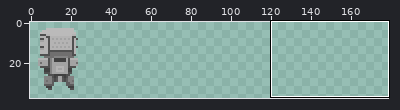
Sprite sheet -- Assets/Images/Enemies/radius.png. Above, an overview of the earlier version with the close-up marked.
Close-up. Earlier state:
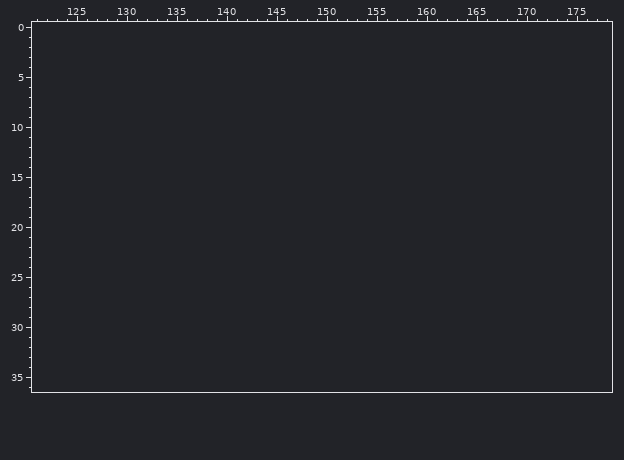
The file is 30x40 pixels. Colours within 5 levels of each other are drawn and written as one. Shown: x 121..178, y 0..36. The old version is drawn lined up with the new one, on the new canvas. The wide view leaves out empty margins. The commit also changed other parts of the picture, which this record leaves out.
And afterwards:
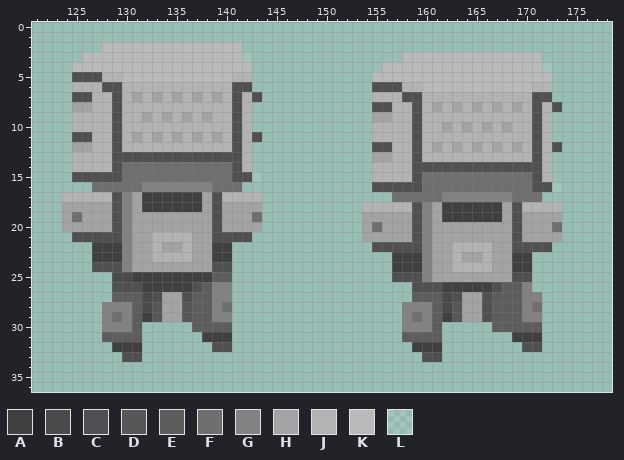
Palette (. is transparent): A #404040  B #4a4a4a  C #505050  D #575757  E #5d5d5d  F #706f6f  G #828282  H #a3a3a3  J #b4b3b3  K #bbbaba  L #ffffff1a
Difference:
canvas 30x40 -> 180x40
@@ x 121..178 @@
  1 ..........................................................
- 2 ..........................................................
- 3 ..........................................................
- 4 ..........................................................
- 5 ..........................................................
- 6 ..........................................................
- 7 ..........................................................
- 8 ..........................................................
- 9 ..........................................................
-10 ..........................................................
-11 ..........................................................
-12 ..........................................................
-13 ..........................................................
-14 ..........................................................
-15 ..........................................................
-16 ..........................................................
-17 ..........................................................
-18 ..........................................................
-19 ..........................................................
-20 ..........................................................
-21 ..........................................................
-22 ..........................................................
-23 ..........................................................
-24 ..........................................................
-25 ..........................................................
-26 ..........................................................
-27 ..........................................................
-28 ..........................................................
-29 ..........................................................
-30 ..........................................................
-31 ..........................................................
-32 ..........................................................
-33 ..........................................................
+ 2 .......KKKKKKKKKKKKKK.....................................
+ 3 .....KKKKKKKKKKKKKKKKL...............KKKKKKKKKKKKKK.......
+ 4 ....KKKKKKKKKKKKKKKKKK.............KKKKKKKKKKKKKKKKL......
+ 5 ....CCCJJKKKKKKKKKKKJJ............KKKKKKKKKKKKKKKKKK......
+ 6 ....JJJCCJJJJJJJJJJJCC............CCCJJKKKKKKKKKKKJJ......
+ 7 ....CCJJCJHJHJHJHJHJCJC...........JJJCCJJJJJJJJJJJCC......
+ 8 ....HHJJCJJJJJJJJJJJCJ............CCJJCJHJHJHJHJHJCJC.....
+ 9 ....JJJJCJJHJHJHJHJJCJ............HHJJCJJJJJJJJJJJCJ......
+10 ....JJJJCJJJJJJJJJJJCJ............JJJJCJJHJHJHJHJJCJ......
+11 ....CCJJCJHJHJHJHJHJCJC...........JJJJCJJJJJJJJJJJCJ......
+12 ....HHJJCJJJJJJJJJJJCJ............CCJJCJHJHJHJHJHJCJC.....
+13 ....JJJJCCCCCCCCCCCCCJ............HHJJCJJJJJJJJJJJCJ......
+14 ....JJJJCFFFFFFFFFFFCJ............JJJJCCCCCCCCCCCCCJ......
+15 ....CCCCCFFFFFFFFFFFCCL...........JJJJCFFFFFFFFFFFCJ......
+16 ......FFFFFGGGGGGGFFF.............CCCCCFFFFFFFFFFFCCL.....
+17 ...JJJJJCGHAAAAAAHCJJJJ.............FFFFFGGGGGGGFFF.......
+18 ...HHHHHCGHAAAAAAHCHHHH..........JJJJJCGHAAAAAAHCJJJJ.....
+19 ...HFHHHCGHHHHHHHHCHHHF..........HHHHHCGHAAAAAAHCHHHH.....
+20 ...HHHHHCGHHHHHHHHCHHHH..........HFHHHCGHHHHHHHHCHHHF.....
+21 ....CCCCCGHHJJJJHHCCCC...........HHHHHCGHHHHHHHHCHHHH.....
+22 ......AAAGHHJHHJHHAA..............CCCCCGHHJJJJHHCCCC......
+23 ......AAAGHHJJJJHHAA................AAAGHHJHHJHHAA........
+24 ......CCCGHHHHHHHHCC................AAAGHHJJJJHHAA........
+25 ........BBAAAAAAAAEE................CCCGHHHHHHHHCC........
+26 ........CCCAAAAACEGG..................CCCAAAAACEEG........
+27 ........EEEBCHHCEEGG..................EEEBCHHCEEEGG.......
+28 .......GGGEBDHHDEEGF.................GGGEBDHHCEEEGF.......
+29 .......GFGEADHHDEEGG.................GFGEADHHCEEEGG.......
+30 .......GGGE.....EEEE.................GGGE.....EEEEE.......
+31 .......EEEE......AAA.................EEEE.......AAA.......
+32 ........AAA.......CC..................AAA........CC.......
+33 .........CC............................CC.................
 34 ..........................................................
